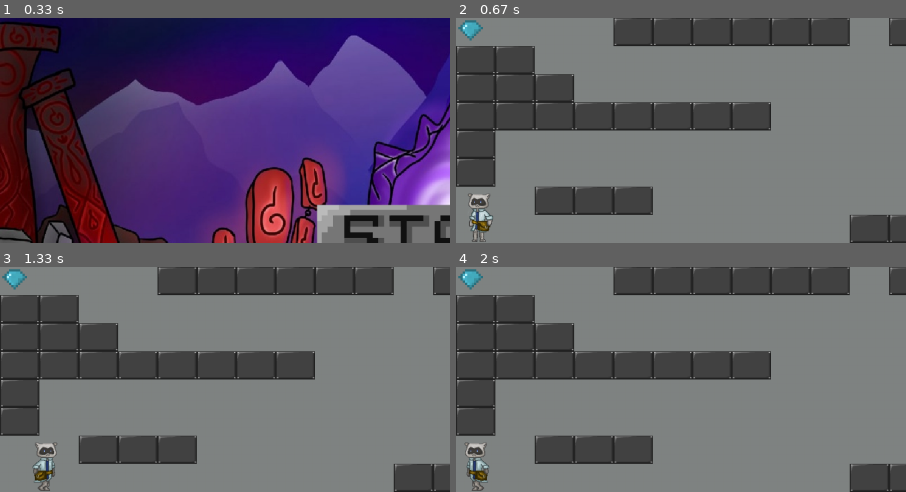
Above: before the commit, frames 1-4 (two rows, left to right).
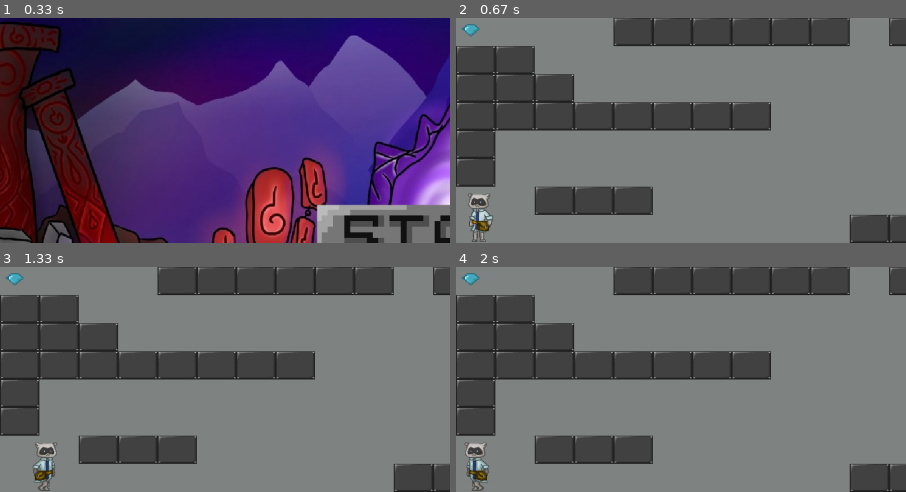
Above: after the commit, the same moments.

Repository: Kristal1ik/PyGame
Game: pygame game, started from Main.py
Two runs of this game, one before a commit and one after it. Both use one fixed random seed, a clock stepped at 60 frames per second and the inputs below.
Inputs (mouse positions are % of the whole screen's width and height, from its top left):
- Up to frame 1 (0.33 s): no input
- Up to frame 2 (0.67 s): click (50, 49) at 0.4 s
- Up to frame 3 (1.33 s): hold Right 0.67-1.13 s; move the mouse to (46, 54) at 0.7 s; hold Right from 1.17 s (still down); hold D from 1.17 s (still down); tap Right Ctrl at 1.23 s
- Up to frame 4 (2 s): tap Right Ctrl at 1.53, 1.73 s; release Right at 1.63 s; release D at 1.63 s; hold Left from 1.67 s (still down); hold A from 1.67 s (still down)
The pictures show only the part of the screen within x 0-50%, y 0-50%; the shares and areas given below are measured in that part.

Frame 1 is identical in both runs. In frame 2, 0.2% of the frame differs, in the area x 0-6%, y 0-11%; in frame 3, 0.2%; in frame 4, 0.2%.

Commit message:
Класс кристаллов

Diff:
--- a/Kristall.py
+++ b/Kristall.py
@@ -5,8 +5,9 @@
     def __init__(self, x, y):
         pygame.sprite.Sprite.__init__(self)
         img = pygame.image.load('game_imgs/Kristall1.png')
-        self.image = pygame.transform.scale(img, (x * 2, y * 2))
+        self.image = pygame.transform.scale(img, (70 // 2, 50 // 2))
         self.rect = self.image.get_rect()
+        self.rect.center = (x, y)
 
     def get_rect(self):
         return self.rect.x, self.rect.y
